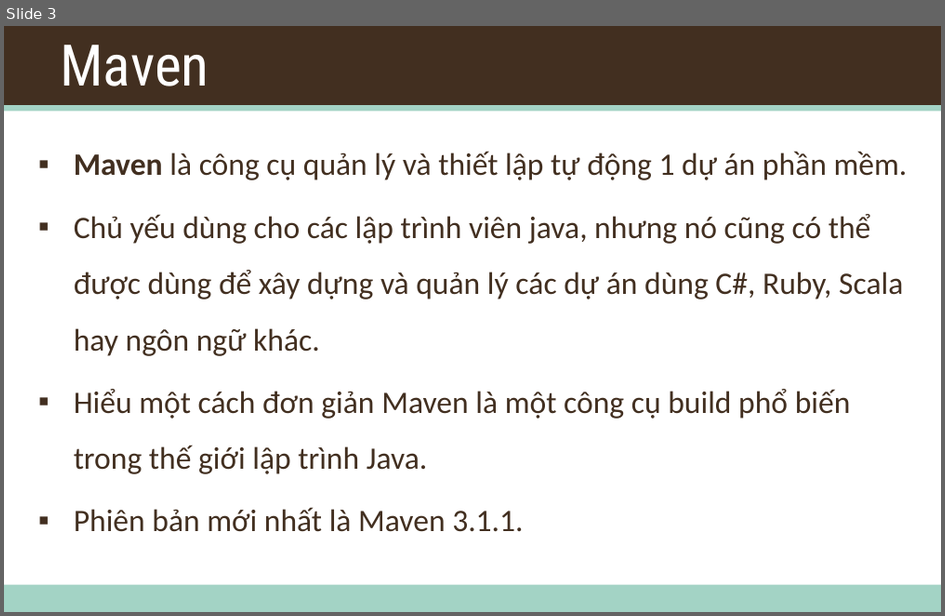
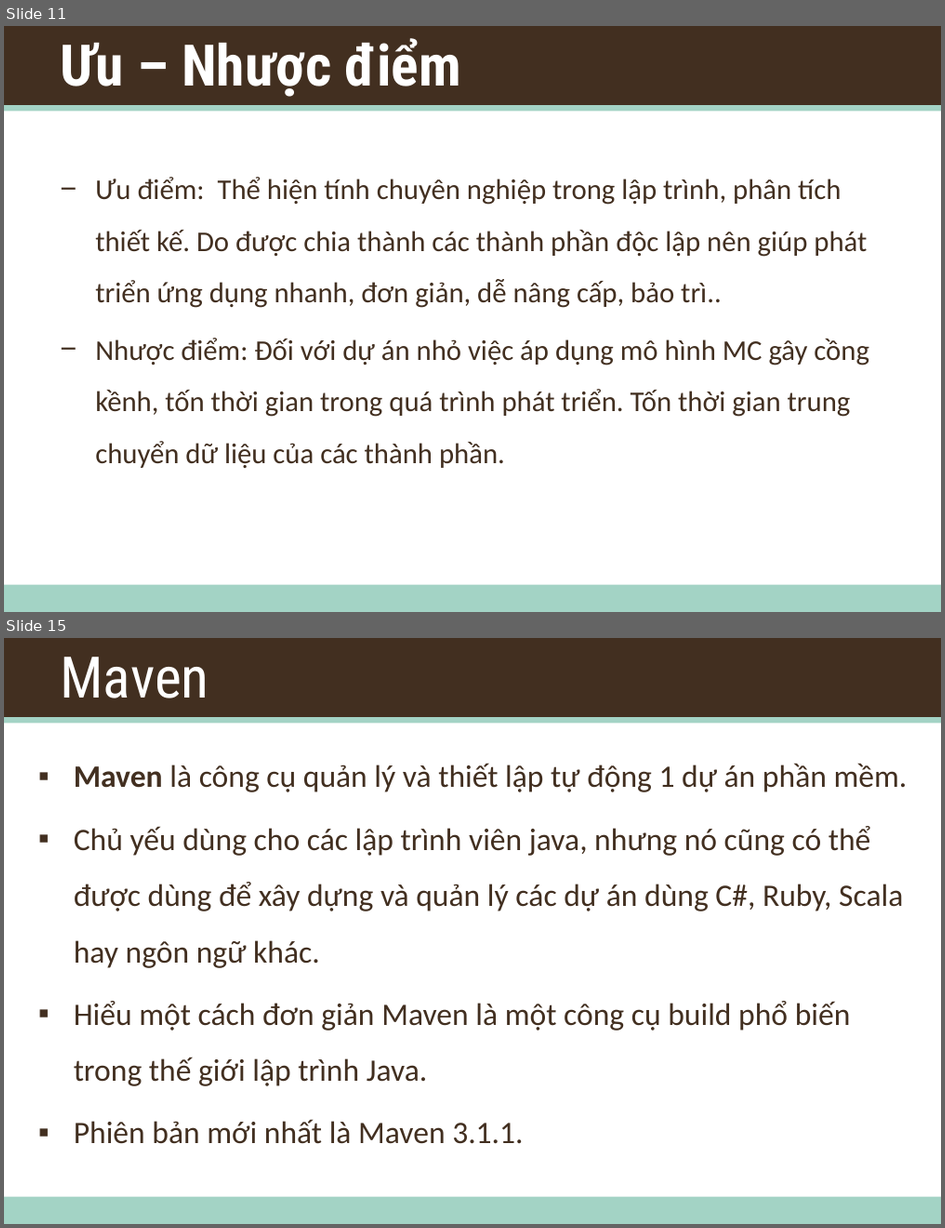
Before and after one commit to daotk/cap-deadline, a slide deck: Training/Training.pptx. Shown one above the other, each under a label of ours: slide 3 before the commit, slides 11 and 15 after it; the slides between them are not shown. The pictures are 945x616 and 945x1228 pixels, drawn with LibreOffice and Linux fonts; fonts in the diff are those of the drawing; background and template pictures are left out. Boxes give left, top, right and bottom in pixels: in the first picture for what was removed or moved away, otherwise in the second. Text is boxed around its words. In the diff, an @@ line names an element or a change of style, - is before the commit and + after.

```diff
--- a/Training/Training.pptx
+++ b/Training/Training.pptx
@@ slide 11 added at <box>4,26,941,612</box>, background #FFFFFF; not listed: 3 template elements that a slide beside it also shows @@
@@ title added at <box>60,38,462,97</box>, 44 pt, text #FFFFFF, bold @@
+Ưu – Nhược điểm
@@ text added at <box>95,177,870,468</box>, 22 pt, text #422F20 @@
+− Ưu điểm: Thể hiện tính chuyên nghiệp trong lập trình, phân tích thiết kế. Do được chia thành các thành phần độc lập nên giúp phát triển ứng dụng nhanh, đơn giản, dễ nâng cấp, bảo trì..
+− Nhược điểm: Đối với dự án nhỏ việc áp dụng mô hình MC gây cồng kềnh, tốn thời gian trong quá trình phát triển. Tốn thời gian trung chuyển dữ liệu của các thành phần.
@@ what was slide 3 is now slide 15 @@
```
Also in this commit, not shown: 1 slide changed, 12 other slides added, 1 slide removed.
